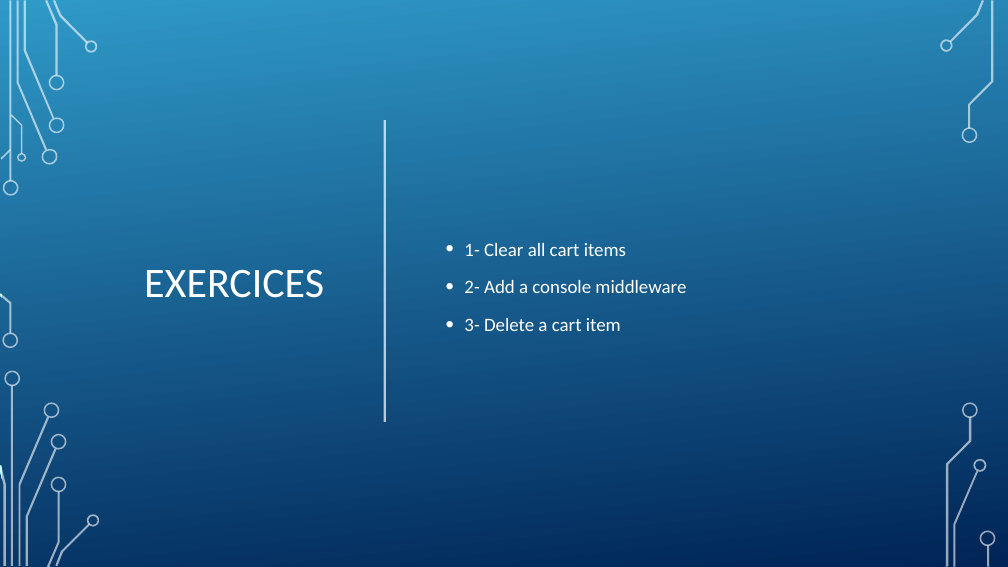
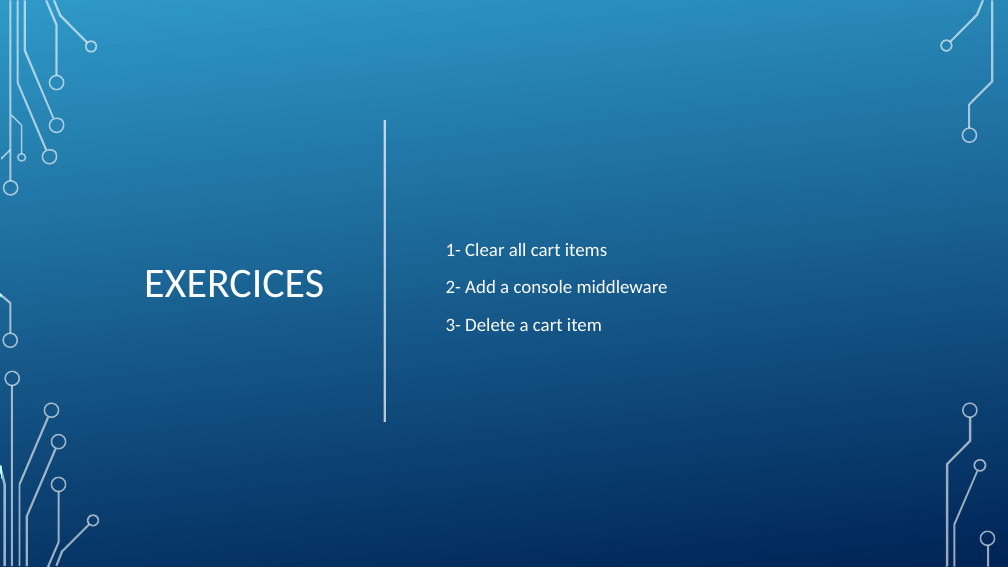
Before and after one commit to samuelgaudreau/formation-front-end-3, a slide deck: slide 18 of part-1/Redux+Patterns.pptx. Drawn at 1008x567 pixels with LibreOffice and Linux fonts; fonts in the diff are those of the drawing; background and template pictures are left out. Boxes give left, top, right and bottom in pixels: in the first picture for what was removed or moved away, otherwise in the second. Text is boxed around its words. In the diff, an @@ line names an element or a change of style, - is before the commit and + after.

```diff
--- a/part-1/Redux+Patterns.pptx
+++ b/part-1/Redux+Patterns.pptx
@@ text "1- Clear all cart items" at (446,243,668,331): bullet • to none @@
```
Also in this commit, not shown: 2 other slides changed.
